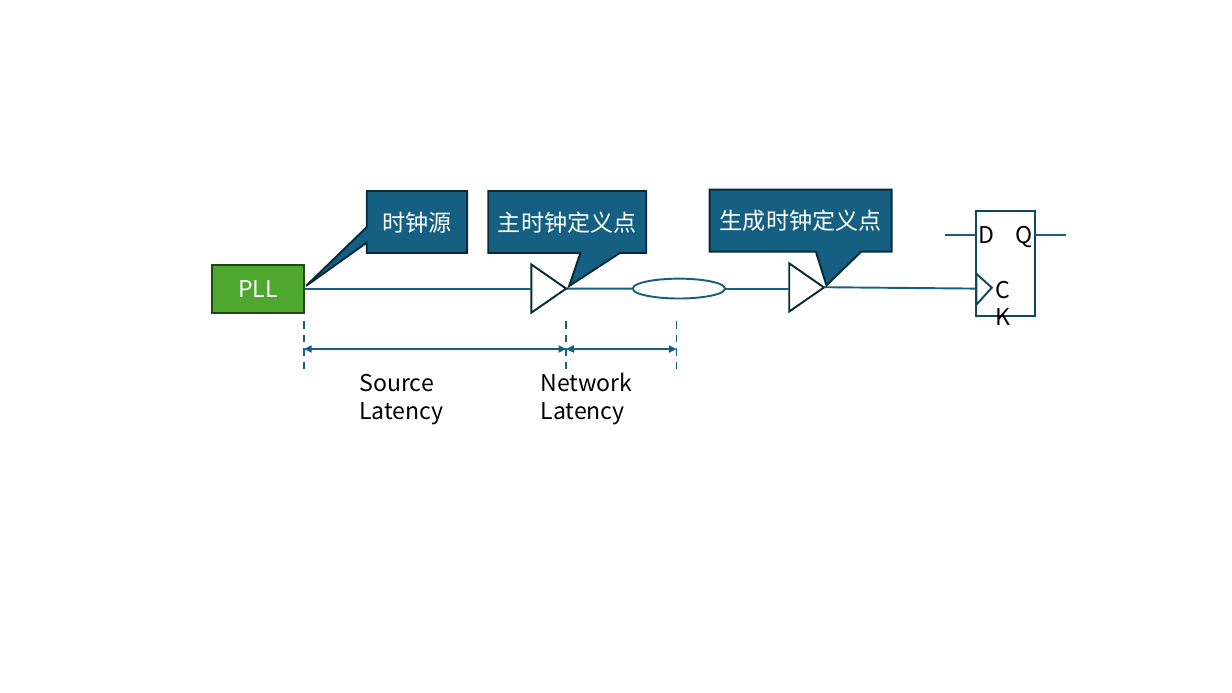
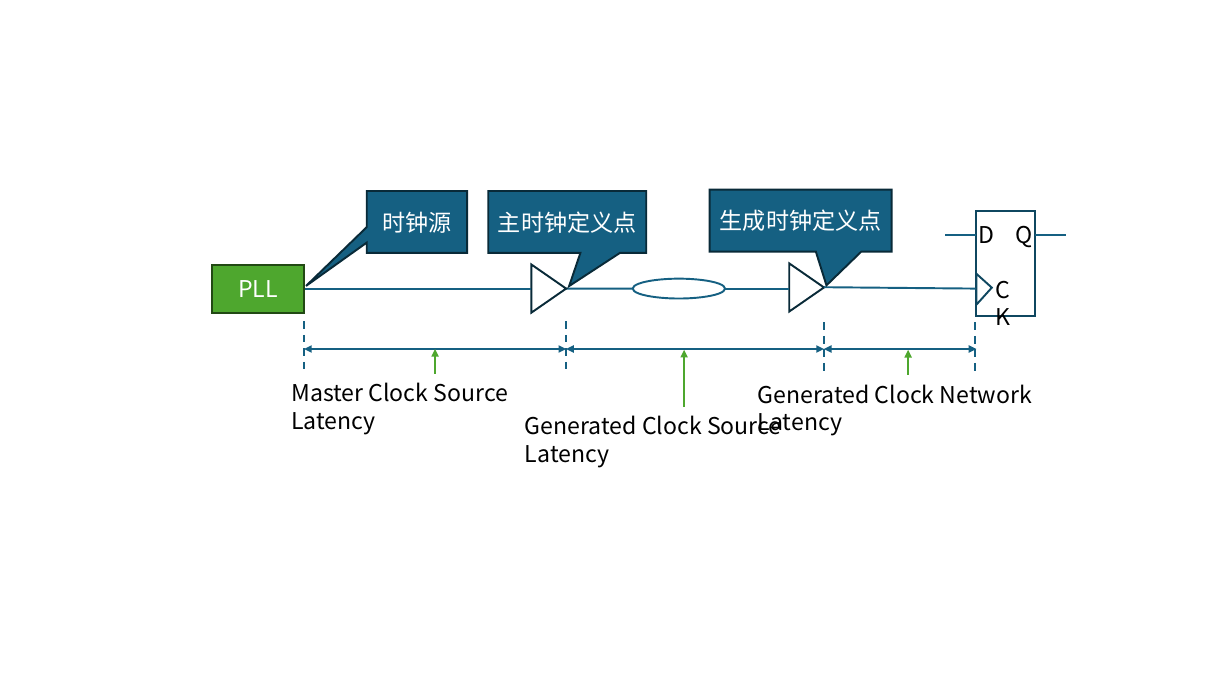
Before and after one commit to Verdvana/Verdvana.github.io, a slide deck: slide 17 of _posts/静态时序分析笔记/静态时序分析笔记pptx.pptx. Drawn at 1232x693 pixels with LibreOffice and Linux fonts; fonts in the diff are those of the drawing. Boxes give left, top, right and bottom in pixels: in the first picture for what was removed or moved away, otherwise in the second. Text is boxed around its words. In the diff, an @@ line names an element or a change of style, - is before the commit and + after.

```diff
--- a/_posts/静态时序分析笔记/静态时序分析笔记pptx.pptx
+++ b/_posts/静态时序分析笔记/静态时序分析笔记pptx.pptx
@@ line moved from (677, 322) - (677, 374) to (824, 323) - (824, 375) @@
@@ line added from (975, 323) to (975, 375), #156082 1.5 pt dashed @@
@@ arrow added from (435, 374) to (435, 349), #4EA72E 1 pt @@
@@ double arrow moved from (567, 349) - (677, 349) to (567, 349) - (824, 349) @@
@@ arrow added from (684, 408) to (684, 350), #4EA72E 1 pt @@
@@ double arrow added from (824, 349) to (977, 349), #156082 1.5 pt @@
@@ arrow added from (909, 375) to (909, 350), #4EA72E 1 pt @@
@@ text at [291,382,508,435]: text changed @@
-Source Latency
+Master Clock Source Latency
@@ text added at [758,384,1032,436], 18 pt, text #000000 @@
+Generated Clock Network Latency
@@ text at [525,413,781,468]: text changed @@
-Network Latency
+Generated Clock Source Latency
```
Also in this commit, not shown: 1 other file.
